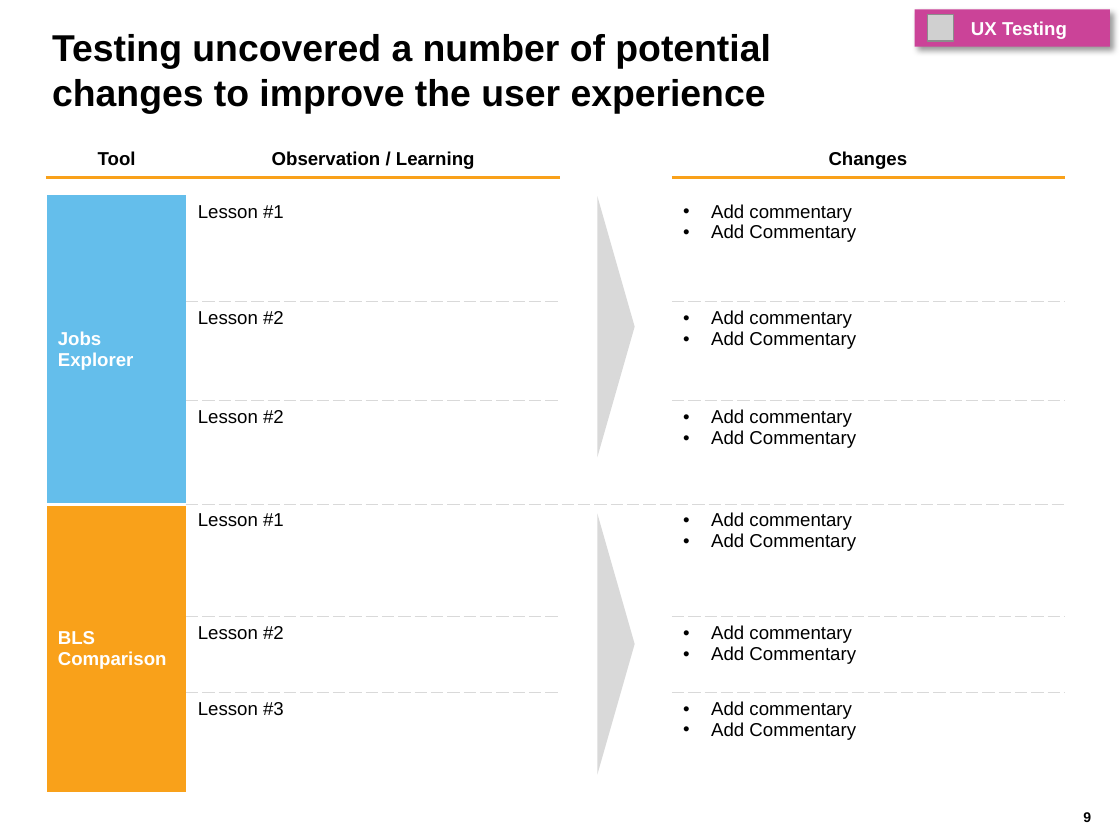
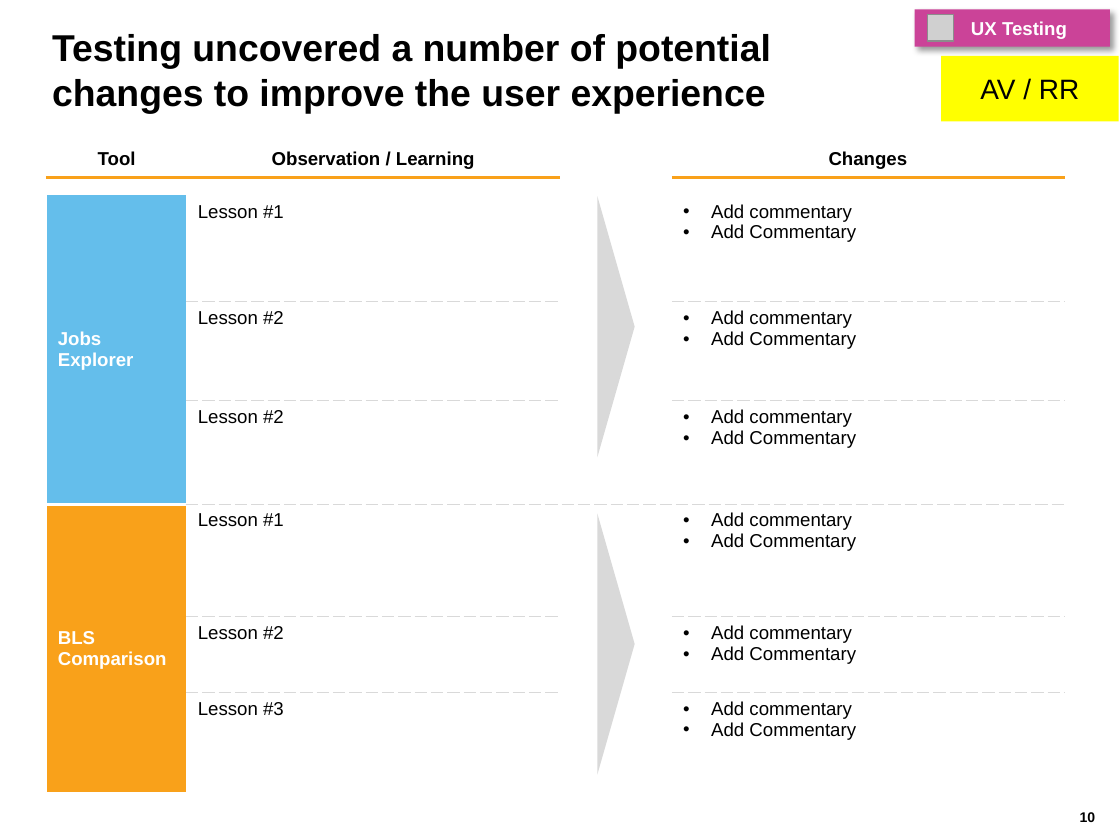
Before and after one commit to saapad86/W209_ADP, a slide deck: slide 10 of 160811 - ADP Report - Final Presentation.pptx (slide 9 before the commit). Drawn at 1120x840 pixels with LibreOffice and Linux fonts; fonts in the diff are those of the drawing; grey boxes stand for pictures. Boxes give left, top, right and bottom in pixels: in the first picture for what was removed or moved away, otherwise in the second. Text is boxed around its words. In the diff, an @@ line names an element or a change of style, - is before the commit and + after.

```diff
--- a/160811 - ADP Report - Final Presentation.pptx
+++ b/160811 - ADP Report - Final Presentation.pptx
@@ rectangle added at [941, 56, 1118, 121], fill #FFFF00, 18 pt, text #000000 @@
+AV / RR
@@ page number at [1080, 812, 1096, 822]: text changed @@
-9
+10
```
Also in this commit, not shown: 7 other slides changed, 2 slides added.
